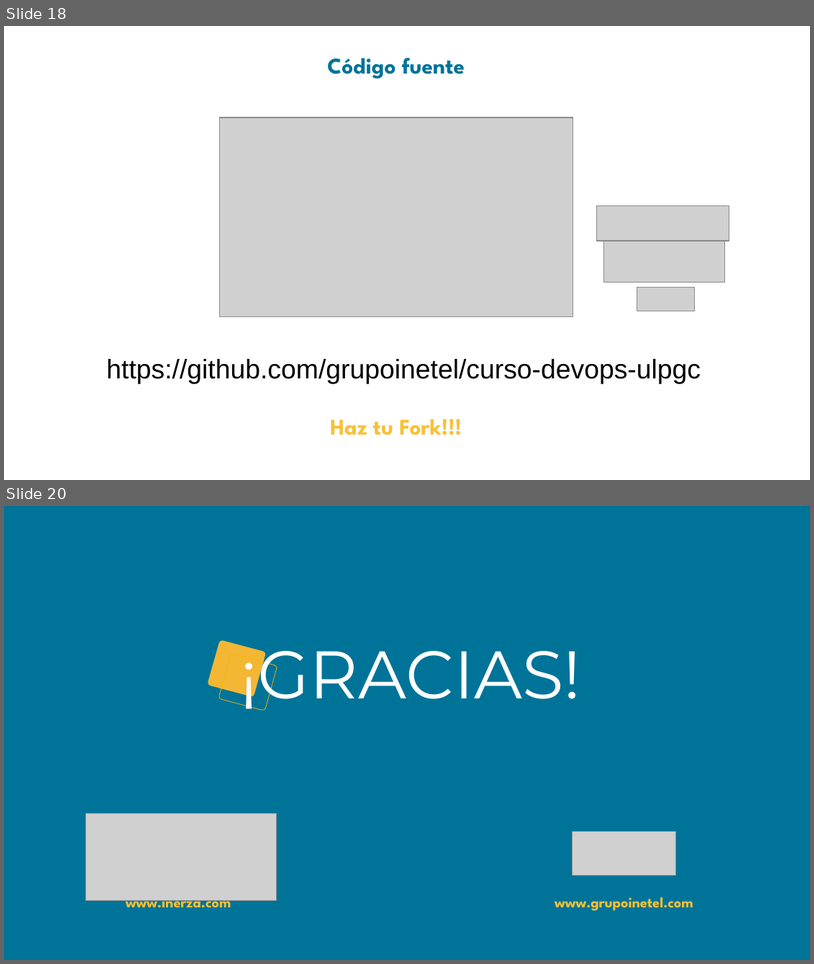
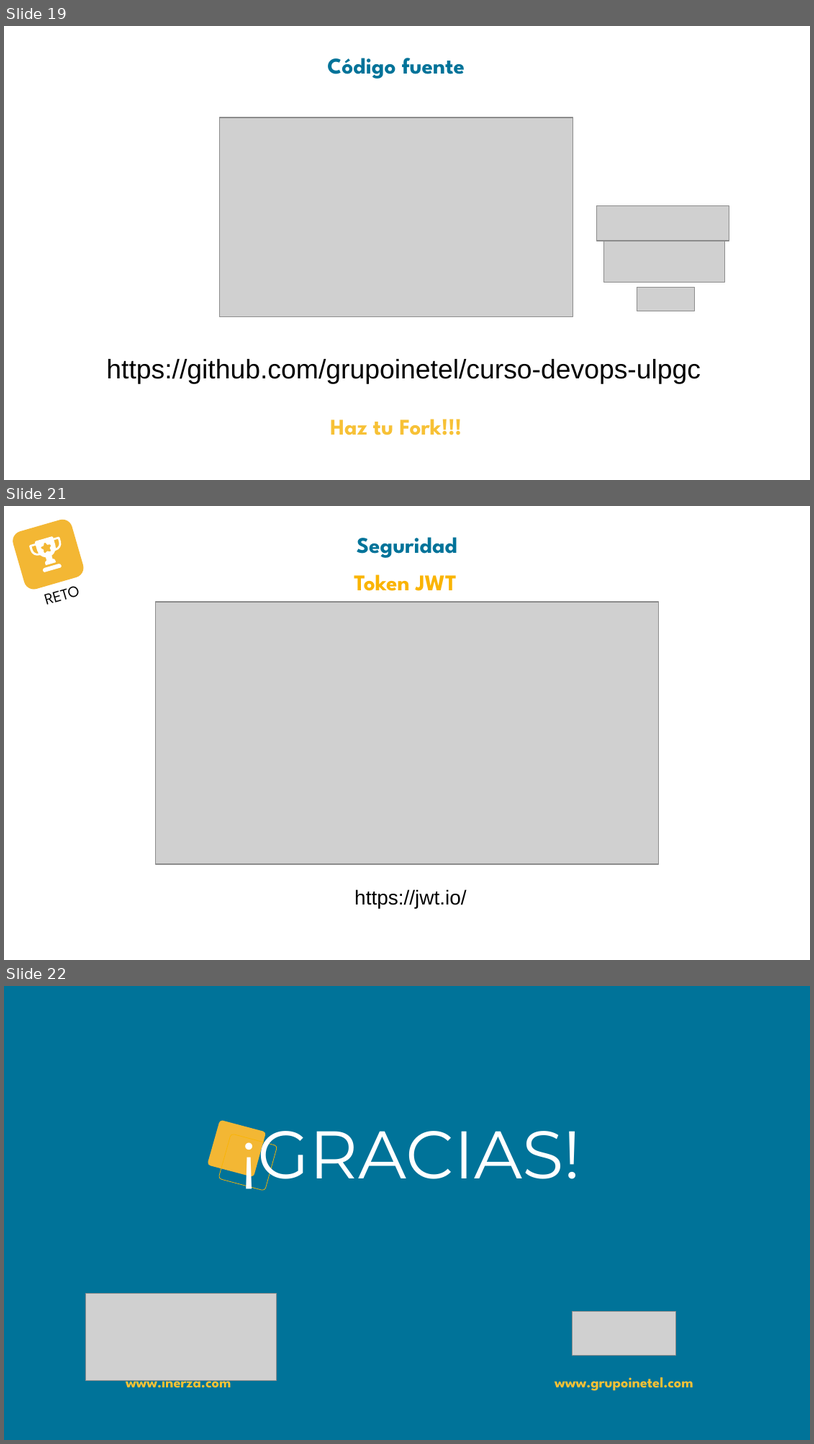
Before and after one commit to grupoinetel/curso-devops-ulpgc, a slide deck: ppt/curso-devops-ulpgc-api.pptx. Shown one above the other, each under a label of ours: slides 18 and 20 before the commit, slides 19, 21 and 22 after it; the slides between them are not shown. The pictures are 814x964 and 814x1444 pixels, drawn with LibreOffice and Linux fonts; fonts in the diff are those of the drawing; grey boxes stand for pictures; background and template pictures are left out. Boxes give left, top, right and bottom in pixels: in the first picture for what was removed or moved away, otherwise in the second. Text is boxed around its words. In the diff, an @@ line names an element or a change of style, - is before the commit and + after.

```diff
--- a/ppt/curso-devops-ulpgc-api.pptx
+++ b/ppt/curso-devops-ulpgc-api.pptx
@@ slide 21 added at [4, 506, 810, 960], background picture (left out) @@
@@ rounded rectangle added at [10, 518, 86, 592], fill #F3B734 @@
@@ freeform shape added at [28, 534, 66, 568], fill #FFFFFF @@
@@ title added at [357, 537, 458, 558], 20 pt, text #007399, bold @@
+Seguridad
@@ freeform shape added at [43, 563, 62, 572], fill #FFFFFF @@
@@ text added at [46, 583, 80, 605], 14 pt, text #000000 @@
+RETO
@@ text added at [354, 574, 457, 591], 20 pt, text #FAB403, bold @@
+Token JWT
@@ picture added at [156, 602, 658, 864] @@
@@ text added at [355, 889, 466, 908], 18 pt, text #000000 @@
+https://jwt.io/
@@ what was slide 18 is now slide 19 @@
@@ what was slide 20 is now slide 22 @@
```
Also in this commit, not shown: 1 slide changed, 2 other slides added, 1 slide removed.
